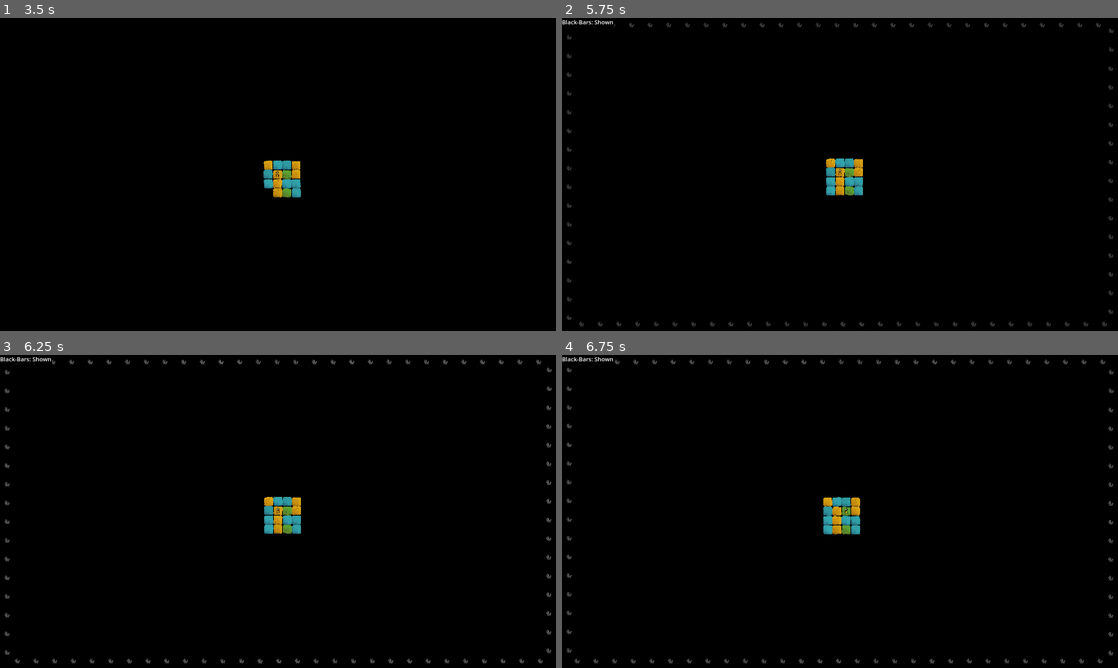
Above: before the commit, frames 1-4 (two rows, left to right).
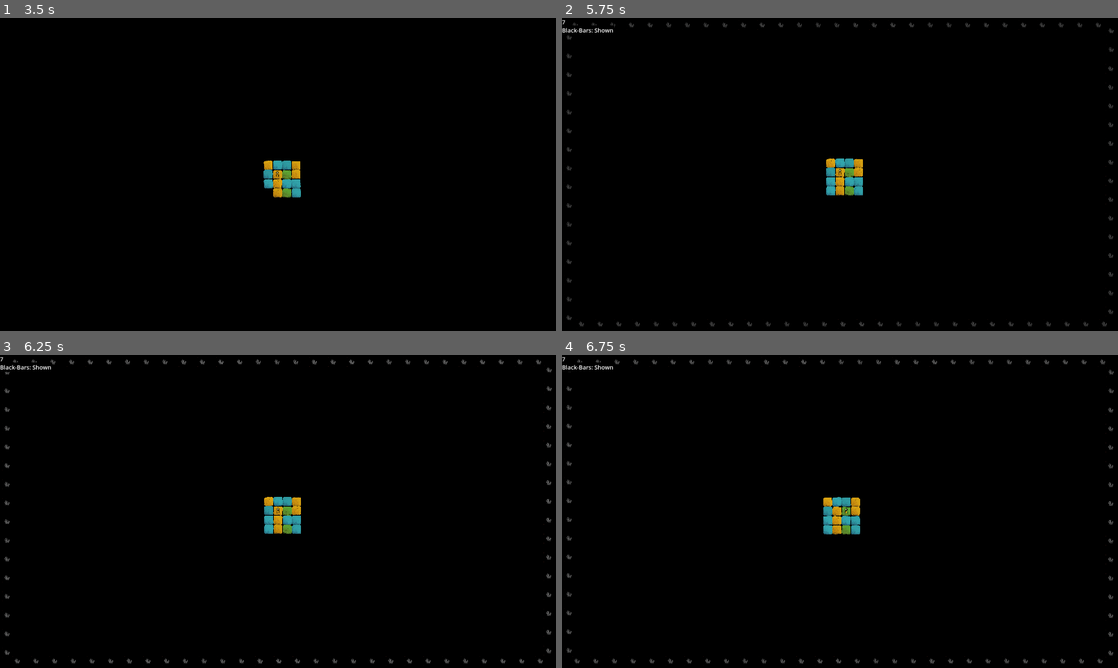
Above: after the commit, the same moments.

Repository: arrayewhy/Worlds
Game: Godot game, scene res://Scenes/Main.tscn
Two runs of this game, one before a commit and one after it. Both use one fixed random seed, a clock stepped at 60 frames per second and the inputs below.
Inputs (mouse positions are in pixels of both pictures, inside the frame that each line leads up to):
- Up to frame 1 (3.5 s): tap Enter (Enter) at 0.5, 0.6 s; move the mouse to (250, 237) at 0.52 s; hold W (Up) 0.53-1.25 s; click (250, 237) at 0.67 s; drag from (444, 221) to (250, 237) at 1.27 s; tap Space at 2 s; move the mouse to (111, 127) at 2.02 s; hold A (Left) 2.03-2.75 s; hold ` (Tilde) 2.03-2.75 s; drag from (305, 174) to (111, 127) at 2.77 s
- Up to frame 2 (5.75 s): move the mouse to (756, 96) at 3.52 s; hold S (Down) 3.53-4.25 s; tap O at 3.6 s; drag from (962, 158) to (756, 96) at 4.27 s; tap Enter (Enter) at 5 s; move the mouse to (728, 190) at 5.02 s; hold W (Up) from 5.03 s (still down); tap Shift at 5.1 s; click (728, 190) at 5.17 s
- Up to frame 3 (6.25 s): release W (Up) at 5.75 s; drag from (333, 442) to (166, 527) at 5.77 s
- Up to frame 4 (6.75 s): move the mouse to (812, 574) at 6.52 s; hold D (Right) from 6.53 s (still down); tap Enter (Enter) at 6.6 s

Frame 1 is identical in both runs. In frame 2, 0.2% of the frame differs, in the area x 0-10%, y 0-5%; in frame 3, 0.2%, in the area x 0-10%, y 0-6%; in frame 4, 0.2%.

Commit message:
Create [Dedicated script for Interaction Spawner]

Diff:
--- a/worlds/Prefabs/Biomes/Biome.tscn
+++ b/worlds/Prefabs/Biomes/Biome.tscn
@@ -2,58 +2,7 @@
 
 [ext_resource type="Script" path="res://Scripts/Biomes/Biome.gd" id="1_hkqds"]
 [ext_resource type="Texture2D" uid="uid://dk06eplgkeoi2" path="res://Sprites/Clack_Map_SpriteSheet_2048.png" id="2_xqfes"]
-
-[sub_resource type="GDScript" id="GDScript_03sd1"]
-resource_name = "Interaction-Spawner"
-script/source = "extends Node;
-
-var sprite:Sprite2D;
-
-var currInteraction:InteractionMaster.Type;
-
-func Initialise(biomeType:BiomeMaster.Type) -> void:
-
-	if !sprite:
-		sprite = $\"Interaction-Sprite\";
-
-	match randi_range(0, InteractionMaster.Type.size()):
-		0:
-			currInteraction = InteractionMaster.Type.NULL;
-		1:
-			TrySpawn_Dog(biomeType);
-
-	if currInteraction == InteractionMaster.Type.NULL:
-		sprite.hide();
-		return;
-
-	sprite.show();
-
-func Get_Interaction() -> InteractionMaster.Type:
-	return currInteraction;
-
-func TrySpawn_Dog(biomeType:BiomeMaster.Type) -> void:
-
-	if randi_range(0, World.GetChance_Dog()) != 0:
-		World.IncreaseChance_Dog();
-		InGameDebugger.Say(World.chance_dog);
-		currInteraction = InteractionMaster.Type.NULL;
-		return;
-
-	if biomeType == BiomeMaster.Type.Water and randi_range(0, World.Get_MaxChance()) != 0:
-		return;
-
-	Spawn_Dog();
-
-func Spawn_Dog() -> void:
-	currInteraction = InteractionMaster.Type.Dog;
-	World.ResetChance_Dog();
-	InGameDebugger.Say(\"Doggo sighted!\");
-
-func Spawn_WaterDog() -> void:
-	currInteraction = InteractionMaster.Type.Dog;
-	World.ResetChance_Dog();
-	InGameDebugger.Say(\"Doggo overboard!\");
-"
+[ext_resource type="Script" path="res://Scripts/Interactions/Interaction-Spawner.gd" id="3_hof4e"]
 
 [node name="Biome" type="Node2D"]
 script = ExtResource("1_hkqds")
@@ -64,7 +13,7 @@
 region_rect = Rect2(2048, 0, 256, 256)
 
 [node name="Interaction-Spawner" type="Node2D" parent="."]
-script = SubResource("GDScript_03sd1")
+script = ExtResource("3_hof4e")
 
 [node name="Interaction-Sprite" type="Sprite2D" parent="Interaction-Spawner"]
 z_index = 1
--- a/worlds/Scripts/Autoloads/World.gd
+++ b/worlds/Scripts/Autoloads/World.gd
@@ -52,8 +52,6 @@
 	else:
 		return discoveredBiomes[gPos][2];
 
-# Interactions
-
 func Get_MaxChance() -> int:
 	return maxChance;
 
--- /dev/null
+++ b/worlds/Scripts/Interactions/Interaction-Spawner.gd
@@ -0,0 +1,48 @@
+extends Node;
+
+var sprite:Sprite2D;
+
+var currInteraction:InteractionMaster.Type;
+
+func Initialise(biomeType:BiomeMaster.Type) -> void:
+
+	if !sprite:
+		sprite = $"Interaction-Sprite";
+
+	match randi_range(0, InteractionMaster.Type.size()):
+		0:
+			currInteraction = InteractionMaster.Type.NULL;
+		1:
+			TrySpawn_Dog(biomeType);
+
+	if currInteraction == InteractionMaster.Type.NULL:
+		sprite.hide();
+		return;
+
+	sprite.show();
+
+func Get_Interaction() -> InteractionMaster.Type:
+	return currInteraction;
+
+func TrySpawn_Dog(biomeType:BiomeMaster.Type) -> void:
+
+	if randi_range(0, World.GetChance_Dog()) != 0:
+		World.IncreaseChance_Dog();
+		InGameDebugger.Say(World.chance_dog);
+		currInteraction = InteractionMaster.Type.NULL;
+		return;
+
+	if biomeType == BiomeMaster.Type.Water and randi_range(0, World.Get_MaxChance()) != 0:
+		return;
+
+	Spawn_Dog();
+
+func Spawn_Dog() -> void:
+	currInteraction = InteractionMaster.Type.Dog;
+	World.ResetChance_Dog();
+	InGameDebugger.Say("Doggo sighted!");
+
+func Spawn_WaterDog() -> void:
+	currInteraction = InteractionMaster.Type.Dog;
+	World.ResetChance_Dog();
+	InGameDebugger.Say("Doggo overboard!");
